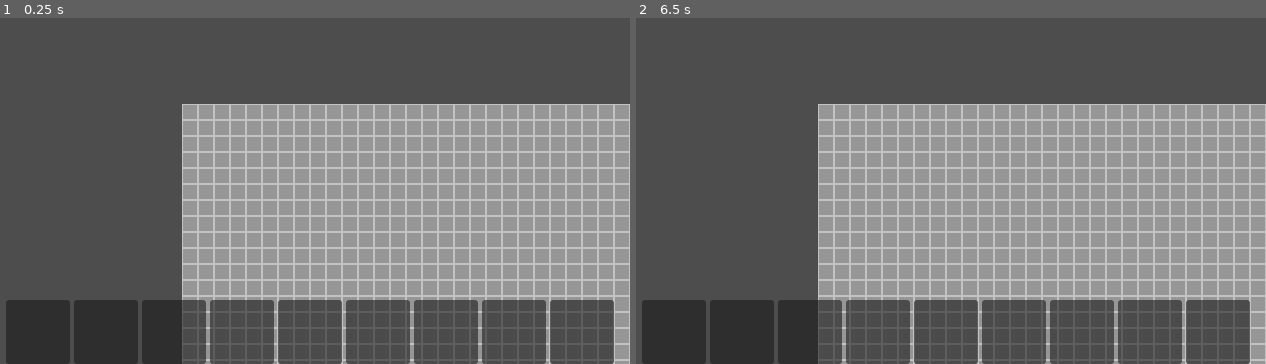
Above: before the commit, frames 1-2 (left to right).
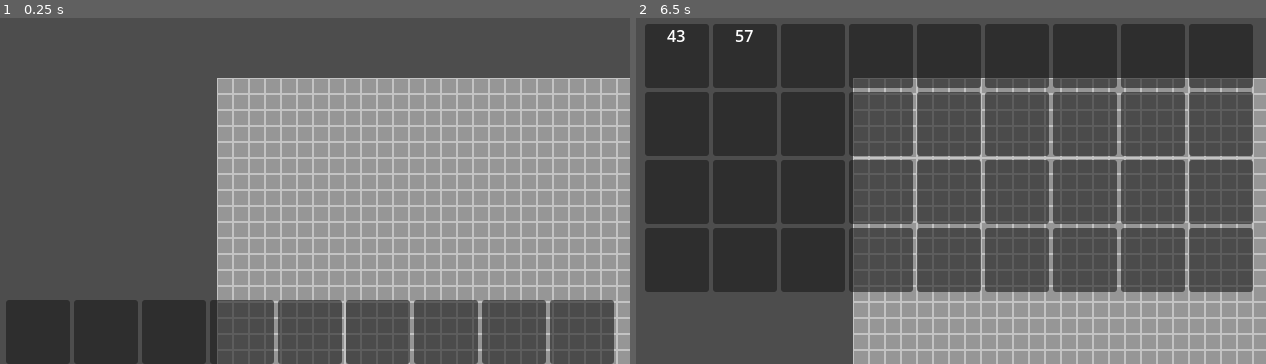
Above: after the commit, the same moments.

Repository: makazis/new-game-project
Game: Godot game, scene res://Scenes/game.tscn
Same seed, same stepped clock (60 frames per second), same inputs: the game is played once before the commit and once after it.
Inputs (mouse positions are in pixels of both pictures, inside the frame that each line leads up to):
- Up to frame 1 (0.25 s): no input
- Up to frame 2 (6.5 s): click (673, 332) at 0.52 s; click (673, 332) at 1.27 s; click (673, 332) at 2.02 s; tap Enter at 2.75, 4.25, 5.75 s; move the mouse to (1089, 166) at 2.77 s; click (1089, 166) at 2.92 s; tap Space at 3.5, 5 s; drag from (818, 201) to (913, 256) at 3.52 s; move the mouse to (1007, 104) at 4.27 s; click (1007, 104) at 4.42 s; drag from (913, 256) to (755, 128) at 5.02 s; move the mouse to (1140, 239) at 5.77 s; click (1140, 239) at 5.92 s; tap E (inventory) at 6.4 s

The runs differ from the first frame. In frame 1, 25% of the frame differs, in the area x 28-100%, y 17-100%; in frame 2, 84%, in the area x 0-100%, y 1-100%.

Commit message:
goofy goober

Diff:
--- a/Scenes/game.tscn
+++ b/Scenes/game.tscn
@@ -35,10 +35,10 @@
 
 [node name="TextureRect" type="TextureRect" parent="."]
 z_index = -2
-offset_left = -128.0
-offset_top = -80.0
-offset_right = 9472.0
-offset_bottom = 9520.0
+offset_left = -93.0
+offset_top = -106.0
+offset_right = 9507.0
+offset_bottom = 9494.0
 scale = Vector2(0.2, 0.2)
 texture = ExtResource("3_i6g32")
 expand_mode = 1
--- a/Scripts/game.gd
+++ b/Scripts/game.gd
@@ -1,6 +1,6 @@
 extends Node2D
 
-var inv_open=false
+var inv_open=true
 func _input(event):
 	if event.is_action_pressed("inventory"):
 		inv_open=not inv_open
--- a/Scripts/global.gd
+++ b/Scripts/global.gd
@@ -3,9 +3,14 @@
 var drag_locked=false
 
 @onready var item_loaded=preload("res://Scenes/inventory_item.tscn")
-var Player_Inventory=[]
+var Player_Inventory={}
+var Player_hotbar={} #Epic inventory management system
+func _ready():
+	for i in range(27):
+		Player_Inventory[i]=null
+		if i<9:
+			Player_hotbar[i]=null
 
-func _ready():
 	for i in range(100):
 		var new_item=item_loaded.instantiate()
 		new_item.assign(randi_range(0,1))
@@ -13,9 +18,16 @@
 
 func add_item_to_inv(added_item):
 	var item_is_in_inventory=false
-	for iter_item in Player_Inventory:
+	for iter_item_key in Player_Inventory:
+		var iter_item=Player_Inventory[iter_item_key]
+		if iter_item==null:
+			continue
 		if iter_item.ID==added_item.ID:
 			iter_item.item_count+=added_item.item_count
 			item_is_in_inventory=true
+			return
 	if not item_is_in_inventory:
-		Player_Inventory.append(added_item)
+		for iter_item_key in Player_Inventory:
+			if Player_Inventory[iter_item_key]==null:
+				Player_Inventory[iter_item_key]=added_item
+				return
--- a/Scripts/inventory.gd
+++ b/Scripts/inventory.gd
@@ -2,4 +2,15 @@
 
 func demiload():
 	for i in Global.Player_Inventory:
-		print(i.ID," ",i.item_count)
+		if Global.Player_Inventory[i]==null:
+			continue
+		if i<9:
+			$"BoxContainer/Inv Row 1".get_child(i).button.update_item(Global.Player_Inventory[i])
+		elif i<18:
+			$"BoxContainer/Inv Row 2".get_child(i-9).button.update_item(Global.Player_Inventory[i])
+		else:
+			$"BoxContainer/Inv Row 3".get_child(i-18).button.update_item(Global.Player_Inventory[i])
+	for i in Global.Player_hotbar:
+		if Global.Player_Inventory[i]==null:
+			continue
+		$BoxContainer/Hotbar.get_child(i).button.update_item(Global.Player_hotbar[i])
--- a/Scripts/inventory_item.gd
+++ b/Scripts/inventory_item.gd
@@ -18,3 +18,4 @@
 	]
 	item_texture.load(item_data[new_ID]["Texture Path"])
 	item_name=item_data[new_ID]["Name"]
+	ID=new_ID
--- a/Scripts/item_holder.gd
+++ b/Scripts/item_holder.gd
@@ -4,8 +4,10 @@
 var item
 func update_item(new_item):
 	item=new_item
+	if item==null:
+		return
 	texture_normal=item.item_texture
-	label.text=item.item_count
+	label.text=str(item.item_count)
 
 func clear_item():
 	item=null
